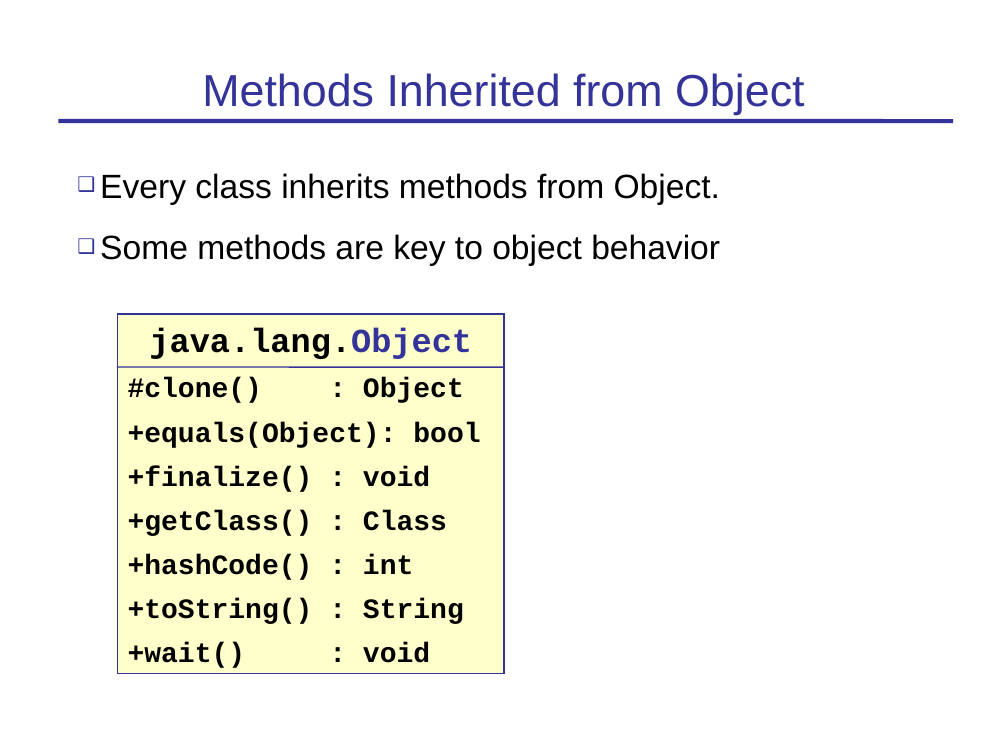
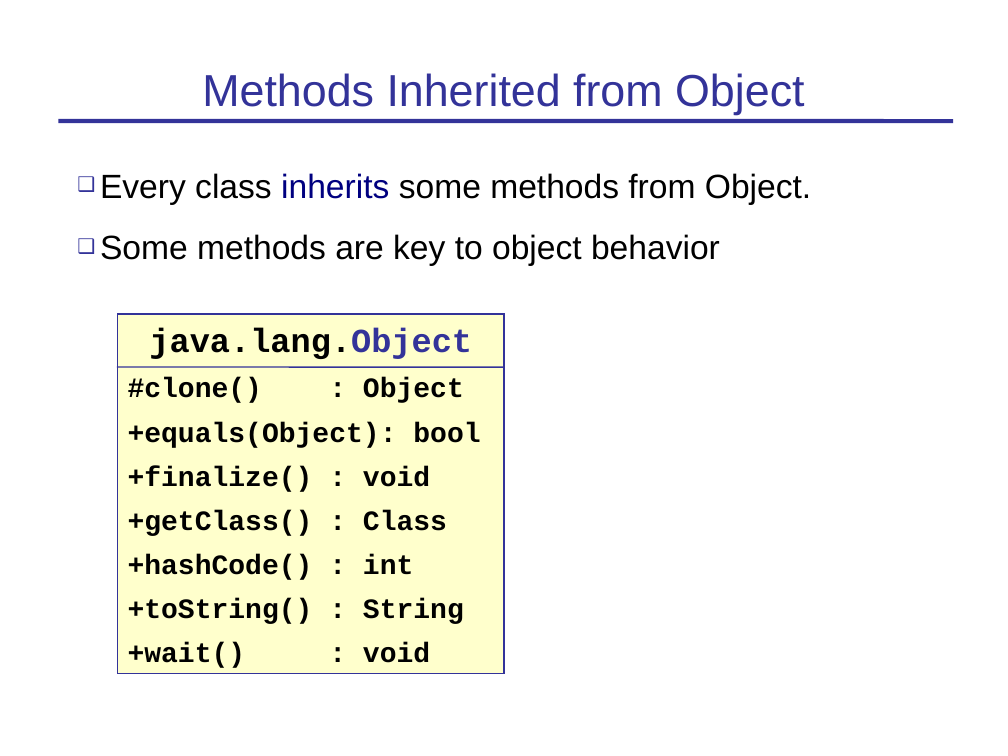
Before and after one commit to cpske/programming1, a slide deck: slide 2 of objects/7-Fundamental-Methods.ppt. Drawn at 1008x756 pixels with LibreOffice and Linux fonts; fonts in the diff are those of the drawing. Boxes give left, top, right and bottom in pixels: in the first picture for what was removed or moved away, otherwise in the second. Text is boxed around its words. In the diff, an @@ line names an element or a change of style, - is before the commit and + after.

```diff
--- a/objects/7-Fundamental-Methods.ppt
+++ b/objects/7-Fundamental-Methods.ppt
@@ text at box(100, 173, 811, 205): text changed @@
-❑ Every class inherits methods from Object.
+❑ Every class inherits some methods from Object.
```
Also in this commit, not shown: 7 other slides changed, 7 other files.
